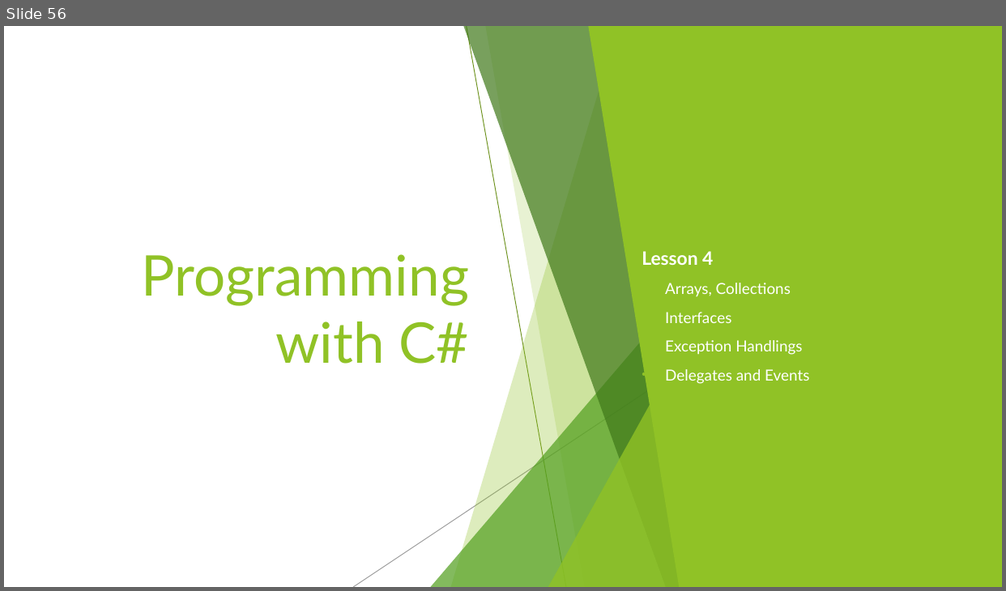
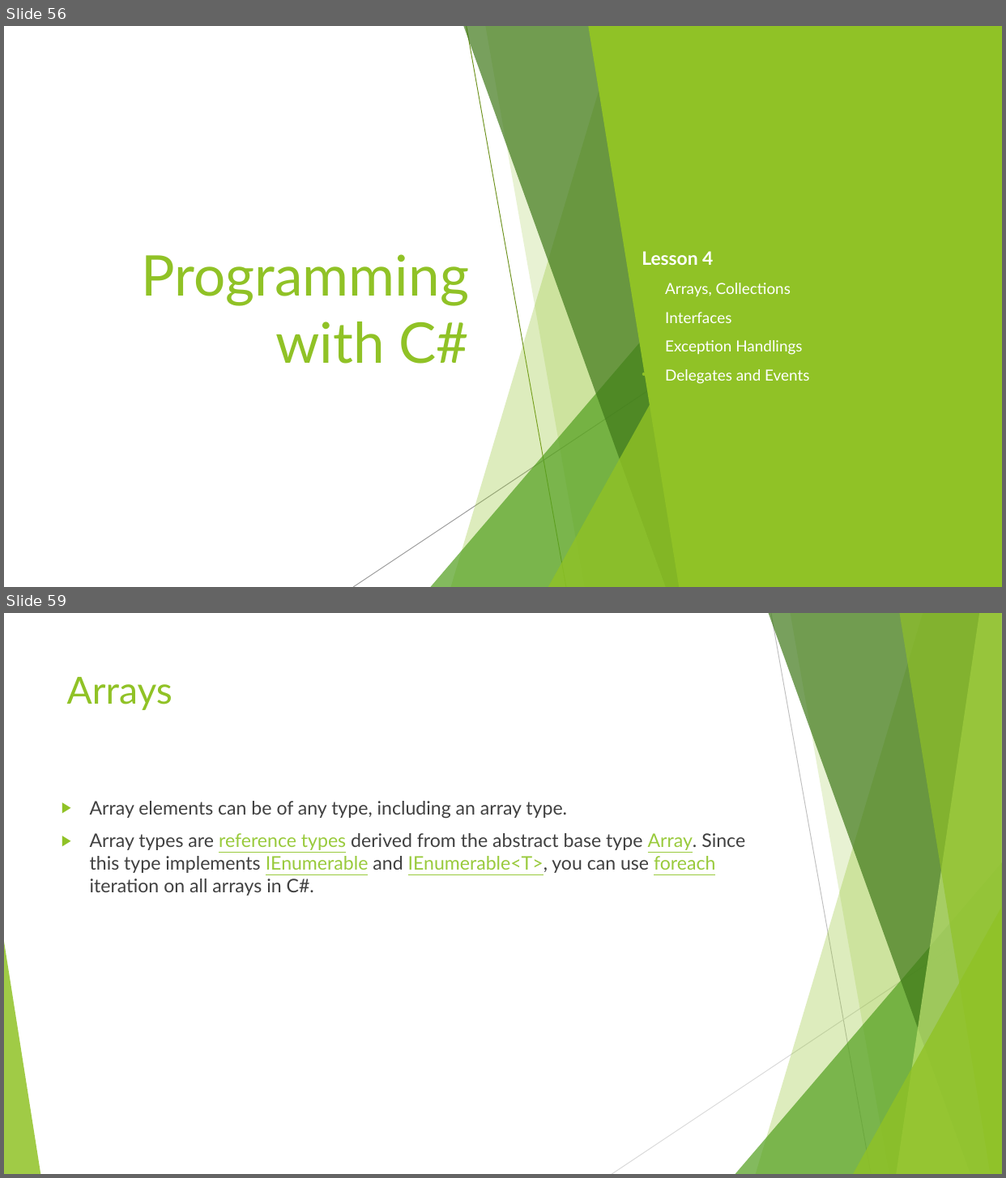
Before and after one commit to jbalintac/DICT-CSharpProgramming, a slide deck: Lesson/DayTwo (3, 4).pptx. Shown one above the other, each under a label of ours: slide 56 before the commit, slides 56 and 59 after it; the slides between them are not shown. The pictures are 1006x591 and 1006x1178 pixels, drawn with LibreOffice and Linux fonts; fonts in the diff are those of the drawing. Boxes give left, top, right and bottom in pixels: in the first picture for what was removed or moved away, otherwise in the second. Text is boxed around its words. In the diff, an @@ line names an element or a change of style, - is before the commit and + after.

```diff
--- a/Lesson/DayTwo (3, 4).pptx
+++ b/Lesson/DayTwo (3, 4).pptx
@@ slide 59 added at (4,613,1002,1174), background #FFFFFF; not listed: 9 template elements that a slide beside it also shows @@
@@ title added at (67,677,172,710), 36 pt, text #90C226 @@
+Arrays
@@ text added at (90,801,745,896), 18 pt, text #404040 @@
+▶ Array elements can be of any type, including an array type.
+▶ Array types are reference types derived from the abstract base type Array. Since this type implements IEnumerable and IEnumerable<T>, you can use foreach iteration on all arrays in C#.
@@ triangle added at (4,942,40,1174), fill #90C226 at 85% opacity @@
```
Also in this commit, not shown: 47 other slides added, 2 slides removed.
